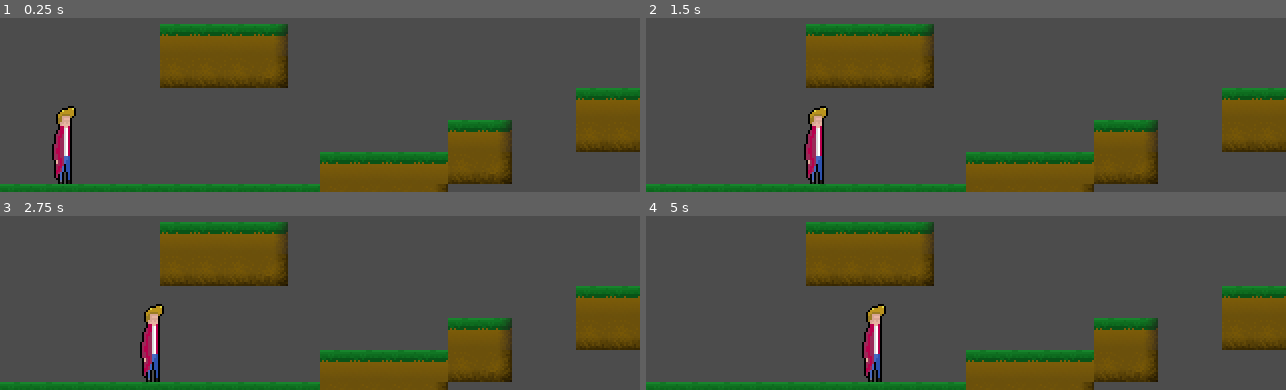
Above: before the commit, frames 1-4 (two rows, left to right).
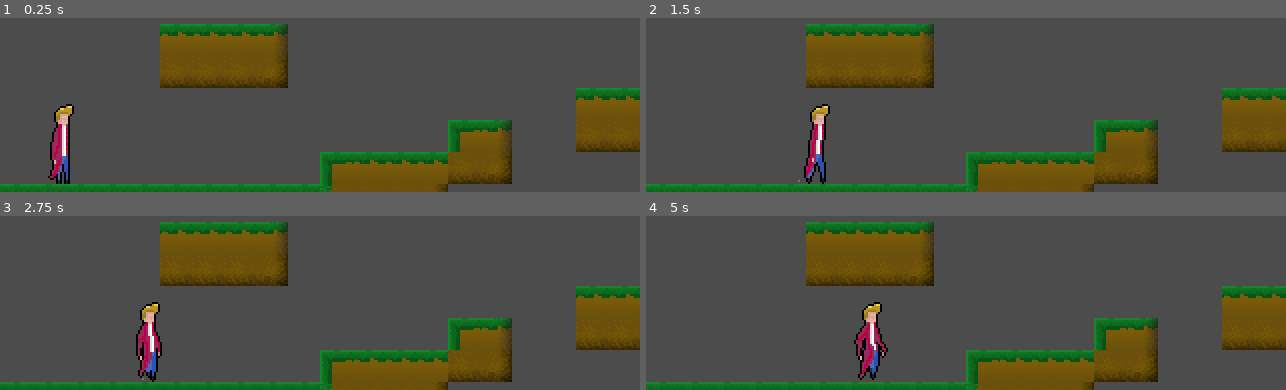
Above: after the commit, the same moments.

Repository: Plannec/project-aimo
Game: Godot game, scene res://StageOne.tscn
The game is run twice, just before and just after one commit, with the same random seed, the same clock (stepped at 60 frames per second) and the same inputs.
Inputs:
- Up to frame 1 (0.25 s): no input
- Up to frame 2 (1.5 s): hold Right (ui_right) from 0.53 s (still down); tap Up (ui_up) at 0.77 s
- Up to frame 3 (2.75 s): tap Up (ui_up) at 1.52 s; release Right (ui_right) at 2.03 s; hold Left (ui_left) from 2.03 s (still down)
- Up to frame 4 (5 s): release Left (ui_left) at 2.78 s; hold Right (ui_right) 2.78-4.28 s; tap Up (ui_up) at 3.02, 3.77, 4.52 s; hold Left (ui_left) from 4.28 s (still down)

The runs differ from the first frame. In frame 1, 2.0% of the frame differs, in the area x 7-100%, y 8-100%; in frame 2, 1.8%; in frame 3, 2.1%; in frame 4, 2.3%, in the area x 25-100%, y 8-100%.

Commit message:
Added idle and run animation and some new textures

Diff:
--- a/GroundTileset.tscn
+++ b/GroundTileset.tscn
@@ -89,3 +89,31 @@
 
 [node name="CollisionShape2D" type="CollisionShape2D" parent="Ground005/StaticBody2D"]
 shape = SubResource( 1 )
+
+[node name="Ground006" type="Sprite" parent="."]
+editor/display_folded = true
+position = Vector2( 0, 30 )
+scale = Vector2( 1.25, 1.25 )
+texture = ExtResource( 1 )
+region_enabled = true
+region_rect = Rect2( 0, 16, 16, 16 )
+
+[node name="StaticBody2D" type="StaticBody2D" parent="Ground006"]
+visible = false
+
+[node name="CollisionShape2D" type="CollisionShape2D" parent="Ground006/StaticBody2D"]
+shape = SubResource( 1 )
+
+[node name="Ground007" type="Sprite" parent="."]
+editor/display_folded = true
+position = Vector2( 30, 30 )
+scale = Vector2( 1.25, 1.25 )
+texture = ExtResource( 1 )
+region_enabled = true
+region_rect = Rect2( 16, 16, 16, 16 )
+
+[node name="StaticBody2D" type="StaticBody2D" parent="Ground007"]
+visible = false
+
+[node name="CollisionShape2D" type="CollisionShape2D" parent="Ground007/StaticBody2D"]
+shape = SubResource( 1 )
--- a/Player.gd
+++ b/Player.gd
@@ -11,10 +11,13 @@
 	# Left & Right
 	if Input.is_action_pressed("ui_right"):
 		velocity.x = SPEED
+		$AnimatedSprite.play("run")
 	elif Input.is_action_pressed("ui_left"):
 		velocity.x = -SPEED
+		$AnimatedSprite.play("run")
 	else:
 		velocity.x = 0
+		$AnimatedSprite.play("idle")
 
 	# Jump
 	if Input.is_action_just_pressed("ui_up") and is_on_floor():
--- a/Player.tscn
+++ b/Player.tscn
@@ -1,13 +1,35 @@
-[gd_scene load_steps=5 format=2]
+[gd_scene load_steps=15 format=2]
 
 [ext_resource path="res://Player.gd" type="Script" id=1]
-[ext_resource path="res://sprites/Run_01.png" type="Texture" id=2]
+[ext_resource path="res://sprites/Characters/Bit/Idle_01.png" type="Texture" id=2]
+[ext_resource path="res://sprites/Characters/Bit/Idle_02.png" type="Texture" id=3]
+[ext_resource path="res://sprites/Characters/Bit/Idle_03.png" type="Texture" id=4]
+[ext_resource path="res://sprites/Characters/Bit/Idle_04.png" type="Texture" id=5]
+[ext_resource path="res://sprites/Characters/Bit/Run_01.png" type="Texture" id=6]
+[ext_resource path="res://sprites/Characters/Bit/Run_02.png" type="Texture" id=7]
+[ext_resource path="res://sprites/Characters/Bit/Run_03.png" type="Texture" id=8]
+[ext_resource path="res://sprites/Characters/Bit/Run_04.png" type="Texture" id=9]
+[ext_resource path="res://sprites/Characters/Bit/Run_05.png" type="Texture" id=10]
+[ext_resource path="res://sprites/Characters/Bit/Run_06.png" type="Texture" id=11]
 
 [sub_resource type="RectangleShape2D" id=1]
-extents = Vector2( 5.02207, 19.6086 )
+extents = Vector2( 5.02207, 20.0819 )
 
 [sub_resource type="RectangleShape2D" id=2]
-extents = Vector2( 3.35085, 3.07105 )
+extents = Vector2( 3.35085, 2.96276 )
+
+[sub_resource type="SpriteFrames" id=3]
+animations = [ {
+"frames": [ ExtResource( 2 ), ExtResource( 3 ), ExtResource( 4 ), ExtResource( 5 ) ],
+"loop": true,
+"name": "idle",
+"speed": 4.0
+}, {
+"frames": [ ExtResource( 6 ), ExtResource( 7 ), ExtResource( 8 ), ExtResource( 9 ), ExtResource( 10 ), ExtResource( 11 ) ],
+"loop": true,
+"name": "run",
+"speed": 6.0
+} ]
 
 [node name="Player" type="KinematicBody2D"]
 position = Vector2( 0.377872, -0.566811 )
@@ -16,13 +38,17 @@
 "_edit_group_": true
 }
 
-[node name="Sprite" type="Sprite" parent="."]
-texture = ExtResource( 2 )
-
 [node name="CollisionShape2D" type="CollisionShape2D" parent="."]
-position = Vector2( -1.00232, -0.610577 )
+position = Vector2( -1.4488, 0.511602 )
 shape = SubResource( 1 )
 
 [node name="CollisionShape2D2" type="CollisionShape2D" parent="."]
-position = Vector2( 2.65838, -17.0816 )
+position = Vector2( 2.36599, -16.4454 )
 shape = SubResource( 2 )
+
+[node name="AnimatedSprite" type="AnimatedSprite" parent="."]
+position = Vector2( -1.21067, 0.601201 )
+frames = SubResource( 3 )
+animation = "run"
+frame = 4
+playing = true
--- a/StageOne.tscn
+++ b/StageOne.tscn
@@ -8,8 +8,8 @@
 [node name="Player" parent="." instance=ExtResource( 1 )]
 position = Vector2( 32.104, 138.714 )
 
-[node name="TileMap" type="TileMap" parent="."]
+[node name="Grounds" type="TileMap" parent="."]
 tile_set = ExtResource( 2 )
 cell_size = Vector2( 16, 16 )
 format = 1
-tile_data = PoolIntArray( 393221, 0, 0, 393222, 0, 0, 393223 …(69 unchanged characters)…  458759, -1610612734, 0, 458760, 5, 0, 524306, 0, 0, 524307, 0, 0, 524308, 0, 0, 524309, 0, 0, 524310, 1, 0, 589838, 0, 0, 589839, 1, 0, 589842, -1610612734, 0, 589843, -1610612734, 0, 589844, -1610612734, 0, 589845, -1610612734, 0, 589846, 5, 0, 655370, 0, 0, 655371, 0, 0, 655372, 0, 0, 655373, 0, 0, 655374, -1610612734, 0, 655375, 5, 0, 720896, 0, 0, 720897, 0, 0, 720898, 0, 0, 720899, 0, 0, 720900, 0, 0, 720901, 0, 0, 720902, 0, 0, 720903, 0, 0, 720904, 0, 0, 720905, 0, 0, 720906, 3, 0, 720907, 3, 0, 720908, 3, 0, 720909, …(987 unchanged characters)…
+tile_data = PoolIntArray( 393221, 0, 0, 393222, 0, 0, 393223 …(69 unchanged characters)…  458759, -1610612734, 0, 458760, 5, 0, 589819, 0, 0, 589820, 0, 0, 589821, 0, 0, 589822, 0, 0, 589823, 1, 0, 524306, 0, 0, 524307, 0, 0, 524308, 0, 0, 524309, 0, 0, 524310, 1, 0, 655355, 3, 0, 655356, 3, 0, 655357, 3, 0, 655358, 3, 0, 655359, 2, 0, 589838, 6, 0, 589839, 1, 0, 589842, -1610612734, 0, 589843, -1610612734, 0, 589844, -1610612734, 0, 589845, -1610612734, 0, 589846, 5, 0, 720891, 3, 0, 720892, 3, 0, 720893, 3, 0, 720894, 3, 0, 720895, 2, 0, 655370, 6, 0, 655371, 0, 0, 655372, 0, 0, 655373, 0, 0, 655374, -1610612734, 0, 655375, 5, 0, 720896, 0, 0, 720897, 0, 0, 720898, 0, 0, 720899, 0, 0, 720900, 0, 0, 720901, 0, 0, 720902, 0, 0, 720903, 0, 0, 720904, 0, 0, 720905, 0, 0, 720906, 7, 0, 720907, 3, 0, 720908, 3, 0, 720909, …(987 unchanged characters)…
--- a/ground tileset.tres
+++ b/ground tileset.tres
@@ -102,3 +102,35 @@
 "shape_transform": Transform2D( 1, 0, 0, 1, 8, 8 )
 } ]
 5/z_index = 0
+6/name = "Ground006"
+6/texture = ExtResource( 1 )
+6/tex_offset = Vector2( 0, 0 )
+6/modulate = Color( 1, 1, 1, 1 )
+6/region = Rect2( 0, 16, 16, 16 )
+6/tile_mode = 0
+6/occluder_offset = Vector2( 8, 8 )
+6/navigation_offset = Vector2( 8, 8 )
+6/shapes = [ {
+"autotile_coord": Vector2( 0, 0 ),
+"one_way": false,
+"one_way_margin": 1.0,
+"shape": SubResource( 1 ),
+"shape_transform": Transform2D( 1, 0, 0, 1, 8, 8 )
+} ]
+6/z_index = 0
+7/name = "Ground007"
+7/texture = ExtResource( 1 )
+7/tex_offset = Vector2( 0, 0 )
+7/modulate = Color( 1, 1, 1, 1 )
+7/region = Rect2( 16, 16, 16, 16 )
+7/tile_mode = 0
+7/occluder_offset = Vector2( 8, 8 )
+7/navigation_offset = Vector2( 8, 8 )
+7/shapes = [ {
+"autotile_coord": Vector2( 0, 0 ),
+"one_way": false,
+"one_way_margin": 1.0,
+"shape": SubResource( 1 ),
+"shape_transform": Transform2D( 1, 0, 0, 1, 8, 8 )
+} ]
+7/z_index = 0
Binary file added: sprites/Characters/Aimo/Run_01.png
Not shown, added: sprites/Characters/Aimo/Run_01.png.import
Binary file added: sprites/Characters/Aimo/Run_02.png
Not shown, added: sprites/Characters/Aimo/Run_02.png.import
Binary file added: sprites/Characters/Aimo/Run_03.png
Not shown, added: sprites/Characters/Aimo/Run_03.png.import
Binary file added: sprites/Characters/Aimo/Run_04.png
Not shown, added: sprites/Characters/Aimo/Run_04.png.import
Binary file added: sprites/Characters/Aimo/Run_05.png
Not shown, added: sprites/Characters/Aimo/Run_05.png.import
Binary file added: sprites/Characters/Aimo/Run_06.png
Not shown, added: sprites/Characters/Aimo/Run_06.png.import
(and 22 more such lines)
